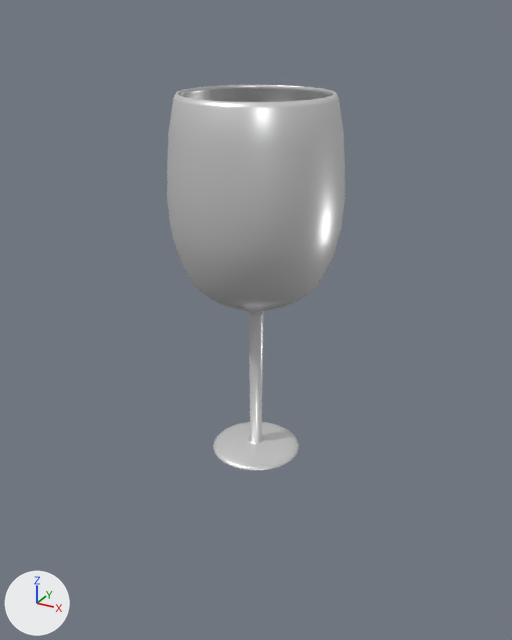
The glTF model models/spritz.glb: old version first, new version second.
Both versions are drawn from a 50 mm lens placed at (0.952, -0.414, 0.314), pointed at (0.732, -0.014, 0.114). Lighting does not change. The marker at lower left points along +X, +Y and +Z. The first picture is the older version. Vertices at exactly the same position are counted once.

Script lines for the objects in view, before the commit:
```python
me_cylinder_004 = bpy.data.meshes.new('Cylinder.004')
me_cylinder_004.from_pydata(...)  # 2497 vertices, 4990 faces; spans x -0.06..0.06, y -0.06..0.06, z -0.121..0.144
me_cylinder_004.materials.append(mat_glass)  # white #e7e7e7
ob_wine = bpy.data.objects.new('Wine', me_cylinder_004)
ob_wine.location = (0.724, 0.0, 0.1207)
```
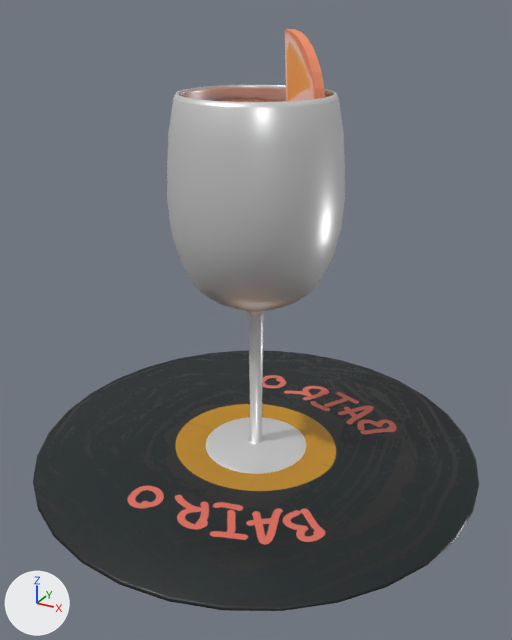
The newer file is also turned or shifted as a whole; pictures and numbers use the older file's frame.

Location of each change, (x1, y1, x2, y2) in pixels of the pictures (512 x 640 px; the box of a moved part takes in the faces that stretch with it):
'Cylinder.003', added
    after: (33, 351, 479, 611)
'Wine', reshaped (16% taller)
    before: (167, 85, 345, 470)
    after: (167, 29, 345, 474)
part 1 of me_cylinder_004, added (mostly hidden)
    after: (217, 99, 286, 102)
part 2 of me_cylinder_004, added (orange)
    after: (285, 29, 325, 101)
part 3 of me_cylinder_004, moved or reshaped
    before: (213, 422, 299, 470)
    after: (206, 417, 306, 474)

The change, as a list of edits to the scene's bpy script:
```text
Add img_addons_1_roughness:
    img_addons_1_roughness = load_image('Addons_1-Roughness', '_unpacked/Addons_1-Roughness', 2048, 2048, 'Non-Color')
Add img_addons_1_color:
    img_addons_1_color = load_image('Addons_1-Color', '_unpacked/Addons_1-Color', 2048, 2048, 'sRGB')
Add mat_liquid_pink:
    mat_liquid_pink = principled_material('Liquid_pink')
    mat_liquid_pink.base_color = (0.605, 0.192, 0.105)  # orange #cc795b
    mat_liquid_pink.metallic = 0.332
    mat_liquid_pink.roughness = 0.25
Add mat_addons_1:
    mat_addons_1 = bpy.data.materials.new('Addons 1')
    # uses the picture img_addons_1_color
    # uses the picture img_addons_1_roughness
Add mat_material:
    mat_material = principled_material('Material')
    mat_material.base_color = (0.8, 0.8, 0.8)  # white #e7e7e7
Change me_cylinder_004:
    used by ob_wine; location = (0.724, 0.0, 0.1207)
    remove me_cylinder_004.from_pydata(...)  # 2497 vertices, 4990 faces; spans x -0.06..0.06, y -0.06..0.06, z -0.121..0.144
    add me_cylinder_004.from_pydata(...)  # 3704 vertices, 7372 faces; spans x -0.06..0.06, y -0.06..0.06, z -0.121..0.181
    me_cylinder_004 part 1: a new loose piece of 1057 vertices spanning x -0.057..0.057, y -0.057..0.057, z 0.005..0.137, in mat_liquid_pink (orange #cc795b)
    me_cylinder_004 part 2: a new loose piece of 102 vertices spanning x 0.003..0.047, y 0.0..0.039, z 0.076..0.181, in mat_addons_1
    me_cylinder_004 part 3: 320 vertices moved from x -0.033..0.033, y -0.033..0.033, z -0.121..-0.117 to x -0.041..0.041, y -0.041..0.041, z -0.121..-0.117
    other edits to the shape of me_cylinder_004 do not show in these pictures
    add me_cylinder_004.materials.append(mat_material)  # white #e7e7e7
    add me_cylinder_004.materials.append(mat_liquid_pink)  # orange #cc795b
    add me_cylinder_004.materials.append(mat_addons_1)
Add me_cylinder_021:
    me_cylinder_021.from_pydata(...)  # 352 vertices, 640 faces; spans x -0.169..0.169, y -0.169..0.169, z -0.001..0.001
    me_cylinder_021.materials.append(mat_addons_1)
Add ob_cylinder_003:
    ob_cylinder_003 = bpy.data.objects.new('Cylinder.003', me_cylinder_021)
    ob_cylinder_003.location = (0.724, 0.0, 0.0)
```
